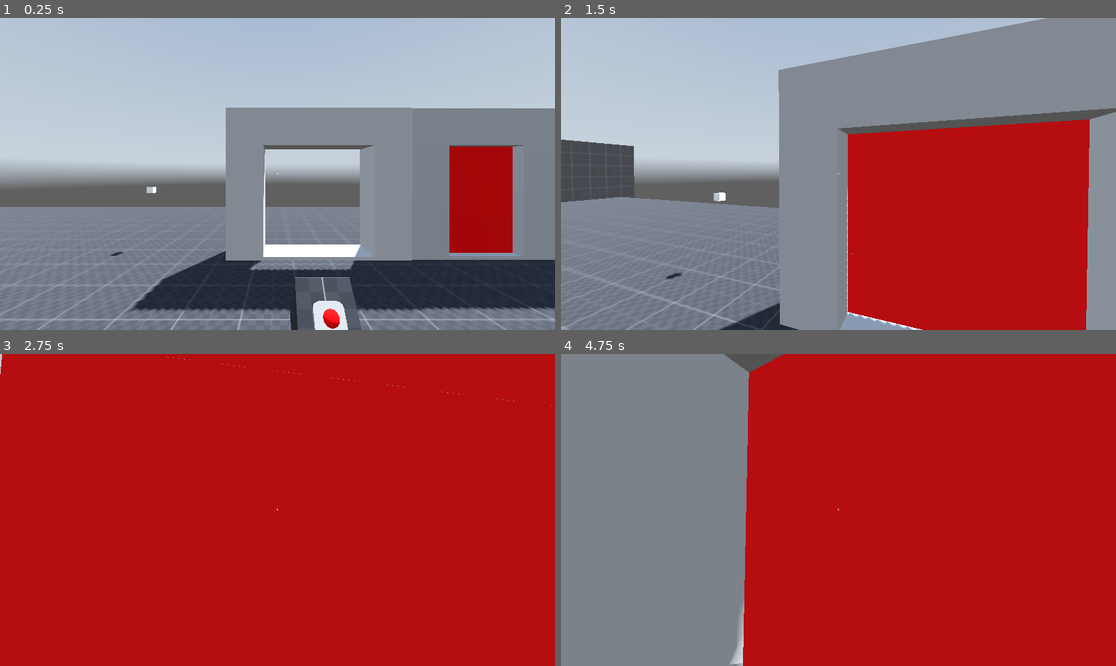
Above: before the commit, frames 1-4 (two rows, left to right).
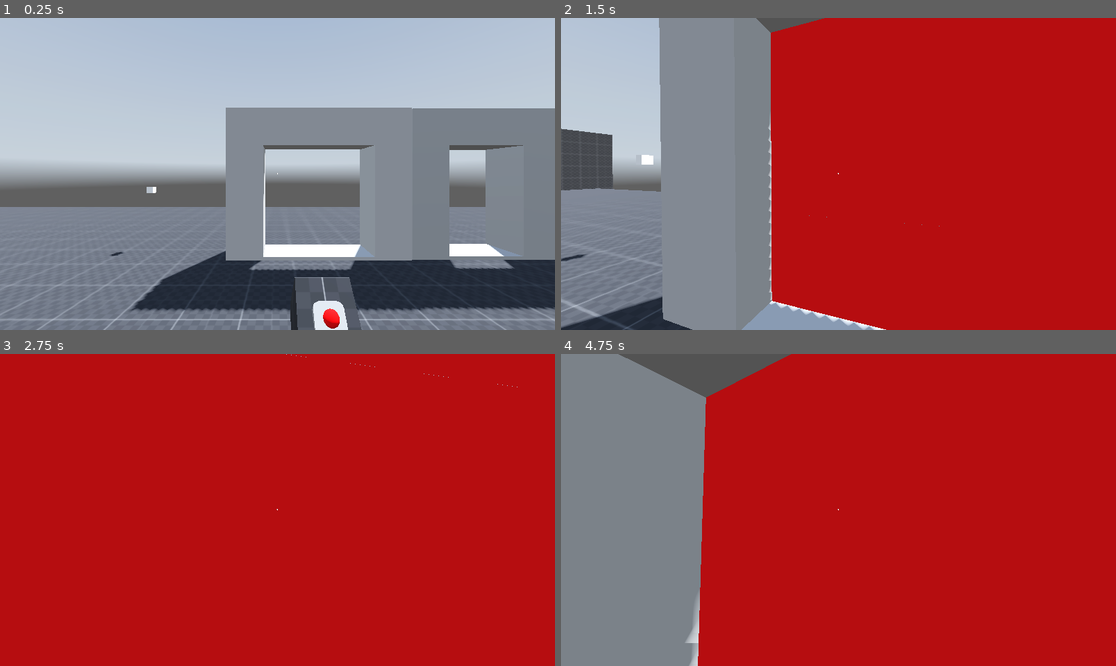
Above: after the commit, the same moments.

Repository: Nazsgull/FPS_Godot
Game: Godot game, scene res://scenes/main.tscn
Same seed, same stepped clock (60 frames per second), same inputs: the game is played once before the commit and once after it. A sky picture missing from this copy of the repository is replaced by a grey-blue gradient.
Inputs (mouse positions are in pixels of both pictures, inside the frame that each line leads up to):
- Up to frame 1 (0.25 s): no input
- Up to frame 2 (1.5 s): tap Enter (ui_accept) at 0.5, 0.77 s; move the mouse to (866, 174) at 0.52 s; hold Ctrl (crouch) 0.53-1.28 s; hold W (forward) from 0.53 s (still down); move the mouse to (810, 174) at 1.27 s; tap Ctrl (crouch) at 1.35 s
- Up to frame 3 (2.75 s): keep holding W (forward); tap Enter (ui_accept) at 1.52 s; move the mouse to (288, 503) at 2.02 s; hold Ctrl (crouch) from 2.03 s (still down); tap E (interact) at 2.1 s
- Up to frame 4 (4.75 s): keep holding W (forward); move the mouse to (832, 516) at 2.77 s; release Ctrl (crouch) at 2.78 s; tap Shift (sprint) at 2.85 s; tap Enter (ui_accept) at 3.02, 3.77, 4.52 s; tap Ctrl (crouch) at 3.05, 4.35 s; move the mouse to (877, 513) at 3.52 s; hold Ctrl (crouch) 3.53-4.28 s; move the mouse to (794, 506) at 4.27 s

The runs differ from the first frame. In frame 1, 4.3% of the frame differs, in the area x 80-93%, y 41-81%; in frame 2, 49%, in the area x 0-100%, y 0-100%; in frame 3, less than 0.1%; in frame 4, 9.1%.

Commit message:
Ajusta altura de agachado + pule fallos de puerta simple

Diff:
--- a/scenes/door_fancy.tscn
+++ b/scenes/door_fancy.tscn
@@ -5,6 +5,237 @@
 [ext_resource type="Material" uid="uid://bohouur8lvtc2" path="res://assets/materials/red_rough.tres" id="3_8rnuw"]
 
 [sub_resource type="PlaneMesh" id="PlaneMesh_s7w5g"]
+
+[sub_resource type="Animation" id="Animation_ay7yd"]
+length = 0.001
+tracks/0/type = "value"
+tracks/0/imported = false
+tracks/0/enabled = true
+tracks/0/path = NodePath("door_frame2/Plane0:position")
+tracks/0/interp = 1
+tracks/0/loop_wrap = true
+tracks/0/keys = {
+"times": PackedFloat32Array(0),
+"transitions": PackedFloat32Array(1),
+"update": 0,
+"values": [Vector3(0, 2.5, 0)]
+}
+tracks/1/type = "value"
+tracks/1/imported = false
+tracks/1/enabled = true
+tracks/1/path = NodePath("door_frame2/Plane0:scale")
+tracks/1/interp = 1
+tracks/1/loop_wrap = true
+tracks/1/keys = {
+"times": PackedFloat32Array(0),
+"transitions": PackedFloat32Array(1),
+"update": 0,
+"values": [Vector3(0.5, 0.5, 0.5)]
+}
+tracks/2/type = "value"
+tracks/2/imported = false
+tracks/2/enabled = true
+tracks/2/path = NodePath("door_frame2/Plane1:position")
+tracks/2/interp = 1
+tracks/2/loop_wrap = true
+tracks/2/keys = {
+"times": PackedFloat32Array(0),
+"transitions": PackedFloat32Array(1),
+"update": 0,
+"values": [Vector3(1, 2.5, 0)]
+}
+tracks/3/type = "value"
+tracks/3/imported = false
+tracks/3/enabled = true
+tracks/3/path = NodePath("door_frame2/Plane1:scale")
+tracks/3/interp = 1
+tracks/3/loop_wrap = true
+tracks/3/keys = {
+"times": PackedFloat32Array(0),
+"transitions": PackedFloat32Array(1),
+"update": 0,
+"values": [Vector3(0.5, 0.5, 0.5)]
+}
+tracks/4/type = "value"
+tracks/4/imported = false
+tracks/4/enabled = true
+tracks/4/path = NodePath("door_frame2/Plane2:position")
+tracks/4/interp = 1
+tracks/4/loop_wrap = true
+tracks/4/keys = {
+"times": PackedFloat32Array(0),
+"transitions": PackedFloat32Array(1),
+"update": 0,
+"values": [Vector3(-1, 2.50012, 0)]
+}
+tracks/5/type = "value"
+tracks/5/imported = false
+tracks/5/enabled = true
+tracks/5/path = NodePath("door_frame2/Plane2:scale")
+tracks/5/interp = 1
+tracks/5/loop_wrap = true
+tracks/5/keys = {
+"times": PackedFloat32Array(0),
+"transitions": PackedFloat32Array(1),
+"update": 0,
+"values": [Vector3(0.5, 0.5, 0.5)]
+}
+tracks/6/type = "value"
+tracks/6/imported = false
+tracks/6/enabled = true
+tracks/6/path = NodePath("door_frame2/Plane3:position")
+tracks/6/interp = 1
+tracks/6/loop_wrap = true
+tracks/6/keys = {
+"times": PackedFloat32Array(0),
+"transitions": PackedFloat32Array(1),
+"update": 0,
+"values": [Vector3(1, 1.50012, 0)]
+}
+tracks/7/type = "value"
+tracks/7/imported = false
+tracks/7/enabled = true
+tracks/7/path = NodePath("door_frame2/Plane3:scale")
+tracks/7/interp = 1
+tracks/7/loop_wrap = true
+tracks/7/keys = {
+"times": PackedFloat32Array(0),
+"transitions": PackedFloat32Array(1),
+"update": 0,
+"values": [Vector3(0.5, 0.5, 0.5)]
+}
+tracks/8/type = "value"
+tracks/8/imported = false
+tracks/8/enabled = true
+tracks/8/path = NodePath("door_frame2/Plane4:position")
+tracks/8/interp = 1
+tracks/8/loop_wrap = true
+tracks/8/keys = {
+"times": PackedFloat32Array(0),
+"transitions": PackedFloat32Array(1),
+"update": 0,
+"values": [Vector3(-1, 1.50012, 0)]
+}
+tracks/9/type = "value"
+tracks/9/imported = false
+tracks/9/enabled = true
+tracks/9/path = NodePath("door_frame2/Plane4:scale")
+tracks/9/interp = 1
+tracks/9/loop_wrap = true
+tracks/9/keys = {
+"times": PackedFloat32Array(0),
+"transitions": PackedFloat32Array(1),
+"update": 0,
+"values": [Vector3(0.5, 0.5, 0.5)]
+}
+tracks/10/type = "value"
+tracks/10/imported = false
+tracks/10/enabled = true
+tracks/10/path = NodePath("door_frame2/Plane6:position")
+tracks/10/interp = 1
+tracks/10/loop_wrap = true
+tracks/10/keys = {
+"times": PackedFloat32Array(0),
+"transitions": PackedFloat32Array(1),
+"update": 0,
+"values": [Vector3(0, 0.5, 0)]
+}
+tracks/11/type = "value"
+tracks/11/imported = false
+tracks/11/enabled = true
+tracks/11/path = NodePath("door_frame2/Plane6:scale")
+tracks/11/interp = 1
+tracks/11/loop_wrap = true
+tracks/11/keys = {
+"times": PackedFloat32Array(0),
+"transitions": PackedFloat32Array(1),
+"update": 0,
+"values": [Vector3(0.5, 0.5, 0.5)]
+}
+tracks/12/type = "value"
+tracks/12/imported = false
+tracks/12/enabled = true
+tracks/12/path = NodePath("door_frame2/Plane7:position")
+tracks/12/interp = 1
+tracks/12/loop_wrap = true
+tracks/12/keys = {
+"times": PackedFloat32Array(0),
+"transitions": PackedFloat32Array(1),
+"update": 0,
+"values": [Vector3(-1, 0.5, 0)]
+}
+tracks/13/type = "value"
+tracks/13/imported = false
+tracks/13/enabled = true
+tracks/13/path = NodePath("door_frame2/Plane7:scale")
+tracks/13/interp = 1
+tracks/13/loop_wrap = true
+tracks/13/keys = {
+"times": PackedFloat32Array(0),
+"transitions": PackedFloat32Array(1),
+"update": 0,
+"values": [Vector3(0.5, 0.5, 0.5)]
+}
+tracks/14/type = "value"
+tracks/14/imported = false
+tracks/14/enabled = true
+tracks/14/path = NodePath("door_frame2/Plane8:position")
+tracks/14/interp = 1
+tracks/14/loop_wrap = true
+tracks/14/keys = {
+"times": PackedFloat32Array(0),
+"transitions": PackedFloat32Array(1),
+"update": 0,
+"values": [Vector3(1, 0.500119, 0)]
+}
+tracks/15/type = "value"
+tracks/15/imported = false
+tracks/15/enabled = true
+tracks/15/path = NodePath("door_frame2/Plane8:scale")
+tracks/15/interp = 1
+tracks/15/loop_wrap = true
+tracks/15/keys = {
+"times": PackedFloat32Array(0),
+"transitions": PackedFloat32Array(1),
+"update": 0,
+"values": [Vector3(0.5, 0.5, 0.5)]
+}
+tracks/16/type = "value"
+tracks/16/imported = false
+tracks/16/enabled = true
+tracks/16/path = NodePath("door_frame2/Plane5:position")
+tracks/16/interp = 1
+tracks/16/loop_wrap = true
+tracks/16/keys = {
+"times": PackedFloat32Array(0),
+"transitions": PackedFloat32Array(1),
+"update": 0,
+"values": [Vector3(0, 1.50012, 0)]
+}
+tracks/17/type = "value"
+tracks/17/imported = false
+tracks/17/enabled = true
+tracks/17/path = NodePath("door_frame2/Plane5:scale")
+tracks/17/interp = 1
+tracks/17/loop_wrap = true
+tracks/17/keys = {
+"times": PackedFloat32Array(0),
+"transitions": PackedFloat32Array(1),
+"update": 0,
+"values": [Vector3(0.5, 0.5, 0.5)]
+}
+tracks/18/type = "value"
+tracks/18/imported = false
+tracks/18/enabled = true
+tracks/18/path = NodePath("door_frame2/Plane5:visible")
+tracks/18/interp = 1
+tracks/18/loop_wrap = true
+tracks/18/keys = {
+"times": PackedFloat32Array(0),
+"transitions": PackedFloat32Array(1),
+"update": 1,
+"values": [true]
+}
 
 [sub_resource type="Animation" id="Animation_2c8ju"]
 resource_name = "open"
@@ -239,237 +470,6 @@
 "values": [true, true, false]
 }
 
-[sub_resource type="Animation" id="Animation_ay7yd"]
-length = 0.001
-tracks/0/type = "value"
-tracks/0/imported = false
-tracks/0/enabled = true
-tracks/0/path = NodePath("door_frame2/Plane0:position")
-tracks/0/interp = 1
-tracks/0/loop_wrap = true
-tracks/0/keys = {
-"times": PackedFloat32Array(0),
-"transitions": PackedFloat32Array(1),
-"update": 0,
-"values": [Vector3(0, 2.5, 0)]
-}
-tracks/1/type = "value"
-tracks/1/imported = false
-tracks/1/enabled = true
-tracks/1/path = NodePath("door_frame2/Plane0:scale")
-tracks/1/interp = 1
-tracks/1/loop_wrap = true
-tracks/1/keys = {
-"times": PackedFloat32Array(0),
-"transitions": PackedFloat32Array(1),
-"update": 0,
-"values": [Vector3(0.5, 0.5, 0.5)]
-}
-tracks/2/type = "value"
-tracks/2/imported = false
-tracks/2/enabled = true
-tracks/2/path = NodePath("door_frame2/Plane1:position")
-tracks/2/interp = 1
-tracks/2/loop_wrap = true
-tracks/2/keys = {
-"times": PackedFloat32Array(0),
-"transitions": PackedFloat32Array(1),
-"update": 0,
-"values": [Vector3(1, 2.5, 0)]
-}
-tracks/3/type = "value"
-tracks/3/imported = false
-tracks/3/enabled = true
-tracks/3/path = NodePath("door_frame2/Plane1:scale")
-tracks/3/interp = 1
-tracks/3/loop_wrap = true
-tracks/3/keys = {
-"times": PackedFloat32Array(0),
-"transitions": PackedFloat32Array(1),
-"update": 0,
-"values": [Vector3(0.5, 0.5, 0.5)]
-}
-tracks/4/type = "value"
-tracks/4/imported = false
-tracks/4/enabled = true
-tracks/4/path = NodePath("door_frame2/Plane2:position")
-tracks/4/interp = 1
-tracks/4/loop_wrap = true
-tracks/4/keys = {
-"times": PackedFloat32Array(0),
-"transitions": PackedFloat32Array(1),
-"update": 0,
-"values": [Vector3(-1, 2.50012, 0)]
-}
-tracks/5/type = "value"
-tracks/5/imported = false
-tracks/5/enabled = true
-tracks/5/path = NodePath("door_frame2/Plane2:scale")
-tracks/5/interp = 1
-tracks/5/loop_wrap = true
-tracks/5/keys = {
-"times": PackedFloat32Array(0),
-"transitions": PackedFloat32Array(1),
-"update": 0,
-"values": [Vector3(0.5, 0.5, 0.5)]
-}
-tracks/6/type = "value"
-tracks/6/imported = false
-tracks/6/enabled = true
-tracks/6/path = NodePath("door_frame2/Plane3:position")
-tracks/6/interp = 1
-tracks/6/loop_wrap = true
-tracks/6/keys = {
-"times": PackedFloat32Array(0),
-"transitions": PackedFloat32Array(1),
-"update": 0,
-"values": [Vector3(1, 1.50012, 0)]
-}
-tracks/7/type = "value"
-tracks/7/imported = false
-tracks/7/enabled = true
-tracks/7/path = NodePath("door_frame2/Plane3:scale")
-tracks/7/interp = 1
-tracks/7/loop_wrap = true
-tracks/7/keys = {
-"times": PackedFloat32Array(0),
-"transitions": PackedFloat32Array(1),
-"update": 0,
-"values": [Vector3(0.5, 0.5, 0.5)]
-}
-tracks/8/type = "value"
-tracks/8/imported = false
-tracks/8/enabled = true
-tracks/8/path = NodePath("door_frame2/Plane4:position")
-tracks/8/interp = 1
-tracks/8/loop_wrap = true
-tracks/8/keys = {
-"times": PackedFloat32Array(0),
-"transitions": PackedFloat32Array(1),
-"update": 0,
-"values": [Vector3(-1, 1.50012, 0)]
-}
-tracks/9/type = "value"
-tracks/9/imported = false
-tracks/9/enabled = true
-tracks/9/path = NodePath("door_frame2/Plane4:scale")
-tracks/9/interp = 1
-tracks/9/loop_wrap = true
-tracks/9/keys = {
-"times": PackedFloat32Array(0),
-"transitions": PackedFloat32Array(1),
-"update": 0,
-"values": [Vector3(0.5, 0.5, 0.5)]
-}
-tracks/10/type = "value"
-tracks/10/imported = false
-tracks/10/enabled = true
-tracks/10/path = NodePath("door_frame2/Plane6:position")
-tracks/10/interp = 1
-tracks/10/loop_wrap = true
-tracks/10/keys = {
-"times": PackedFloat32Array(0),
-"transitions": PackedFloat32Array(1),
-"update": 0,
-"values": [Vector3(0, 0.5, 0)]
-}
-tracks/11/type = "value"
-tracks/11/imported = false
-tracks/11/enabled = true
-tracks/11/path = NodePath("door_frame2/Plane6:scale")
-tracks/11/interp = 1
-tracks/11/loop_wrap = true
-tracks/11/keys = {
-"times": PackedFloat32Array(0),
-"transitions": PackedFloat32Array(1),
-"update": 0,
-"values": [Vector3(0.5, 0.5, 0.5)]
-}
-tracks/12/type = "value"
-tracks/12/imported = false
-tracks/12/enabled = true
-tracks/12/path = NodePath("door_frame2/Plane7:position")
-tracks/12/interp = 1
-tracks/12/loop_wrap = true
-tracks/12/keys = {
-"times": PackedFloat32Array(0),
-"transitions": PackedFloat32Array(1),
-"update": 0,
-"values": [Vector3(-1, 0.5, 0)]
-}
-tracks/13/type = "value"
-tracks/13/imported = false
-tracks/13/enabled = true
-tracks/13/path = NodePath("door_frame2/Plane7:scale")
-tracks/13/interp = 1
-tracks/13/loop_wrap = true
-tracks/13/keys = {
-"times": PackedFloat32Array(0),
-"transitions": PackedFloat32Array(1),
-"update": 0,
-"values": [Vector3(0.5, 0.5, 0.5)]
-}
-tracks/14/type = "value"
-tracks/14/imported = false
-tracks/14/enabled = true
-tracks/14/path = NodePath("door_frame2/Plane8:position")
-tracks/14/interp = 1
-tracks/14/loop_wrap = true
-tracks/14/keys = {
-"times": PackedFloat32Array(0),
-"transitions": PackedFloat32Array(1),
-"update": 0,
-"values": [Vector3(1, 0.500119, 0)]
-}
-tracks/15/type = "value"
-tracks/15/imported = false
-tracks/15/enabled = true
-tracks/15/path = NodePath("door_frame2/Plane8:scale")
-tracks/15/interp = 1
-tracks/15/loop_wrap = true
-tracks/15/keys = {
-"times": PackedFloat32Array(0),
-"transitions": PackedFloat32Array(1),
-"update": 0,
-"values": [Vector3(0.5, 0.5, 0.5)]
-}
-tracks/16/type = "value"
-tracks/16/imported = false
-tracks/16/enabled = true
-tracks/16/path = NodePath("door_frame2/Plane5:position")
-tracks/16/interp = 1
-tracks/16/loop_wrap = true
-tracks/16/keys = {
-"times": PackedFloat32Array(0),
-"transitions": PackedFloat32Array(1),
-"update": 0,
-"values": [Vector3(0, 1.50012, 0)]
-}
-tracks/17/type = "value"
-tracks/17/imported = false
-tracks/17/enabled = true
-tracks/17/path = NodePath("door_frame2/Plane5:scale")
-tracks/17/interp = 1
-tracks/17/loop_wrap = true
-tracks/17/keys = {
-"times": PackedFloat32Array(0),
-"transitions": PackedFloat32Array(1),
-"update": 0,
-"values": [Vector3(0.5, 0.5, 0.5)]
-}
-tracks/18/type = "value"
-tracks/18/imported = false
-tracks/18/enabled = true
-tracks/18/path = NodePath("door_frame2/Plane5:visible")
-tracks/18/interp = 1
-tracks/18/loop_wrap = true
-tracks/18/keys = {
-"times": PackedFloat32Array(0),
-"transitions": PackedFloat32Array(1),
-"update": 1,
-"values": [true]
-}
-
 [sub_resource type="AnimationLibrary" id="AnimationLibrary_nofpm"]
 resource_local_to_scene = true
 _data = {
--- a/scenes/door_simple.tscn
+++ b/scenes/door_simple.tscn
@@ -18,10 +18,23 @@
 "update": 0,
 "values": [Vector3(0, 0, 0)]
 }
+tracks/1/type = "value"
+tracks/1/imported = false
+tracks/1/enabled = true
+tracks/1/path = NodePath("Door_simple_hoja:scale")
+tracks/1/interp = 1
+tracks/1/loop_wrap = true
+tracks/1/keys = {
+"times": PackedFloat32Array(0),
+"transitions": PackedFloat32Array(1),
+"update": 0,
+"values": [Vector3(1, 1, 1)]
+}
 
 [sub_resource type="Animation" id="Animation_hto7h"]
 resource_name = "open"
-step = 0.005
+length = 1.25
+step = 0.01
 tracks/0/type = "value"
 tracks/0/imported = false
 tracks/0/enabled = true
@@ -29,10 +42,22 @@
 tracks/0/interp = 1
 tracks/0/loop_wrap = true
 tracks/0/keys = {
-"times": PackedFloat32Array(0, 0.9, 1),
+"times": PackedFloat32Array(0, 0.8, 1, 1.02),
+"transitions": PackedFloat32Array(1, 1, 1, 1),
+"update": 0,
+"values": [Vector3(0, 0, 0), Vector3(0.25, 0, 0), Vector3(2.05, 0, 0), Vector3(1.65, 0, 0)]
+}
+tracks/1/type = "value"
+tracks/1/imported = false
+tracks/1/enabled = true
+tracks/1/path = NodePath("Door_simple_hoja:scale")
+tracks/1/interp = 1
+tracks/1/loop_wrap = true
+tracks/1/keys = {
+"times": PackedFloat32Array(0, 0.87, 0.98),
 "transitions": PackedFloat32Array(1, 1, 1),
 "update": 0,
-"values": [Vector3(0, 0, 0), Vector3(0.25, 0, 0), Vector3(2.05, 0, 0)]
+"values": [Vector3(1, 1, 1), Vector3(1, 1, 1), Vector3(0.01, 1, 1)]
 }
 
 [sub_resource type="AnimationLibrary" id="AnimationLibrary_4v8tg"]
@@ -49,7 +74,7 @@
 transform = Transform3D(1, 0, 0, 0, 1, 0, 0, 0, 1, 0, 1.5, 0)
 
 [node name="CSGBox3D" type="CSGBox3D" parent="Door_simple_marco"]
-transform = Transform3D(1, 0, 0, 0, 1, 0, 0, 0, 1, -1.55, 0, 0)
+transform = Transform3D(1, 0, 0, 0, 1, 0, 0, 0, 1, -1.5, 0, 0)
 visible = false
 layers = 0
 cast_shadow = 0
--- a/scenes/player.tscn
+++ b/scenes/player.tscn
@@ -27,7 +27,7 @@
 shape = SubResource("CapsuleShape3D_pikys")
 
 [node name="crouching_collision_shape" type="CollisionShape3D" parent="."]
-transform = Transform3D(1, 0, 0, 0, 1, 0, 0, 0, 1, 0, 0.5, 0)
+transform = Transform3D(1, 0, 0, 0, 1, 0, 0, 0, 1, 0, 1, 0)
 shape = SubResource("CapsuleShape3D_q10gy")
 disabled = true
 
--- a/scripts/player.gd
+++ b/scripts/player.gd
@@ -21,7 +21,7 @@
 
 #Crouching
 var uncrouched_height = 1.8
-var crouching_depth = -1.1
+var crouching_depth = -0.65
 
 @onready var standing_collision_shape = $standing_collision_shape
 @onready var crouching_collision_shape = $crouching_collision_shape
